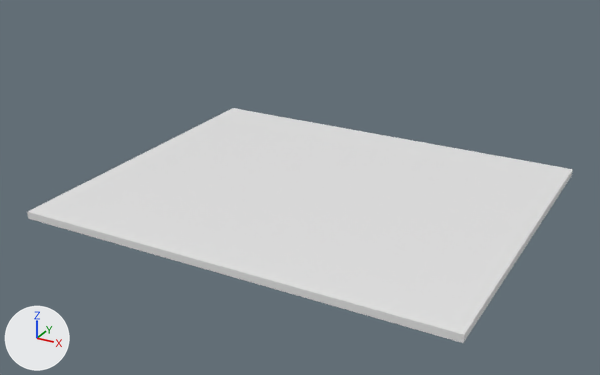
Renders of the Blender file animation-bouncing-ball.blend from each side of a commit.
Before and after are seen from a camera (50 mm lens) standing at (23.5, -37.9, 19.3) and looking at (3.6, -1.6, 1.2). The axes (+X, +Y, +Z) are drawn at lower left. The lights are the same throughout.
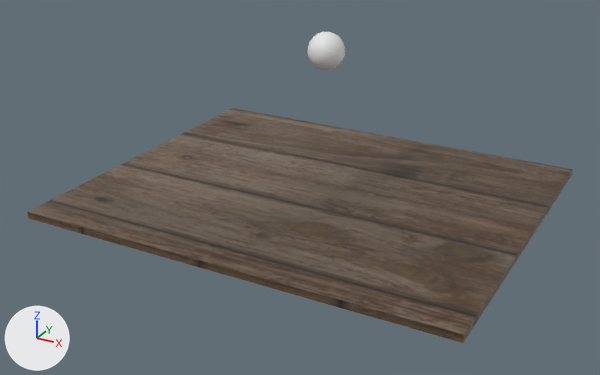
The newer file is also turned or shifted as a whole; pictures and numbers use the older file's frame.

Location of each change, [x1, y1, x2, y2] in pixels of the pictures (600 x 375 px):
'Cube', surface changed (white to brown): [27, 108, 573, 343] in both
'Sphere', added: after [307, 32, 345, 70]

Edits to the bpy script that builds the scene:
```text
Add img_weathered_brown_planks_diff_4k_jpg:
    img_weathered_brown_planks_diff_4k_jpg = load_image('weathered_brown_planks_diff_4k.jpg', 'textures/weathered_brown_planks_diff_4k.jpg', 4096, 4096, 'sRGB')
Change mat_material_001:
    remove n2 = _N.new('NodeUndefined'); n2.name = 'Point Density'
    remove n2.inputs[0].default_value = (0.0, 0.0, 0.0)  # 'Vector'
    add n3 = _N.new('ShaderNodeTexImage'); n3.name = 'Image Texture'
    add n3.image = img_weathered_brown_planks_diff_4k_jpg
    where n0 = _N.new('ShaderNodeBsdfPrincipled'); n0.name = 'Principled BSDF'
    remove _L.new(n2.outputs[0], n0.inputs[0])  # 'Color' to 'Base Color'
    add _L.new(n3.outputs[0], n0.inputs[0])  # 'Color' to 'Base Color'
Add me_sphere:
    me_sphere.from_pydata(...)  # a UV sphere (32 segments, 16 rings, poles along z) spanning x -1.0..1.0, y -1.0..1.0, z -1.0..1.0
Add ob_sphere:
    ob_sphere = bpy.data.objects.new('Sphere', me_sphere)
    ob_sphere.location = (3.83, 0.81, 8.21)
```
